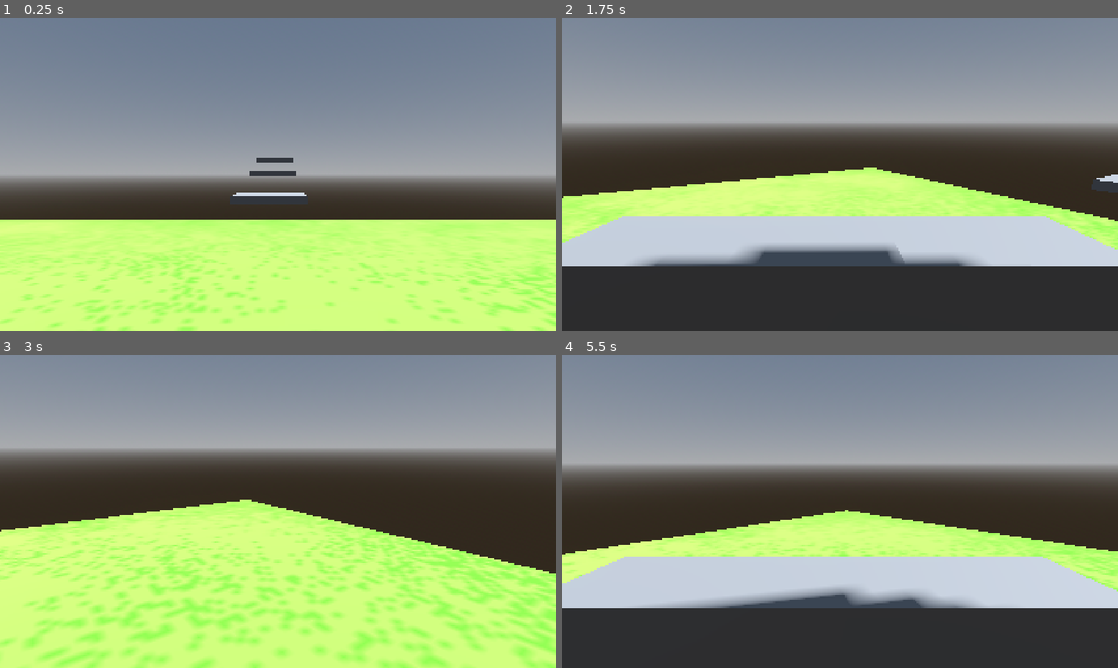
Above: before the commit, frames 1-4 (two rows, left to right).
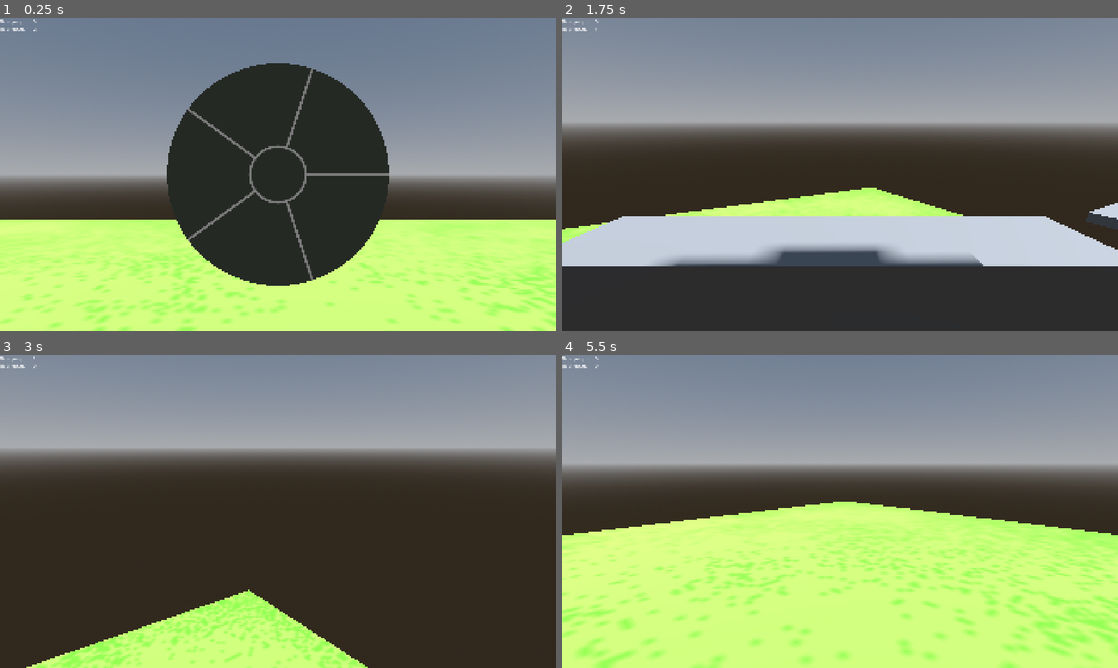
Above: after the commit, the same moments.

Repository: EndeKey/Game-Off-Game
Game: Godot game, scene res://Scenes/Main.tscn
The game is run twice, just before and just after one commit, with the same random seed, the same clock (stepped at 60 frames per second) and the same inputs.
Inputs (mouse positions are in pixels of both pictures, inside the frame that each line leads up to):
- Up to frame 1 (0.25 s): no input
- Up to frame 2 (1.75 s): tap Enter (ui_accept) at 0.5, 0.77, 1.07, 1.52, 1.55 s; move the mouse to (962, 158) at 0.52 s; hold D (Right) 0.53-1.28 s; tap Shift (Snort) at 0.6 s; click (962, 158) at 0.67 s; tap Tab (Select, bound only after the commit) at 0.8, 1.35 s; move the mouse to (812, 174) at 1.27 s; hold W (Forward) from 1.28 s (still down)
- Up to frame 3 (3 s): keep holding W (Forward); tap Enter (ui_accept) at 1.82, 2.1 s; move the mouse to (289, 505) at 2.02 s; tap Shift (Snort) at 2.3, 2.85 s; move the mouse to (272, 517) at 2.77 s
- Up to frame 4 (5.5 s): keep holding W (Forward); tap Enter (ui_accept) at 3.02, 3.32, 3.77, 3.8, 4.07, 4.25, 4.52, 4.82 s; tap Tab (Select, bound only after the commit) at 3.05, 3.6, 5.1 s; move the mouse to (878, 514) at 3.52 s; move the mouse to (795, 508) at 4.27 s; tap Shift (Snort) at 4.35 s; tap R (Reset) at 5 s; move the mouse to (845, 511) at 5.02 s

The runs differ from the first frame. In frame 1, 20% of the frame differs, in the area x 0-70%, y 0-86%; in frame 2, 9.0%; in frame 3, 40%; in frame 4, 41%, in the area x 0-100%, y 0-100%.

Commit message:
added stuff

Diff:
--- a/game-off-/Scenes/Main.tscn
+++ b/game-off-/Scenes/Main.tscn
@@ -2,6 +2,7 @@
 
 [ext_resource type="Texture2D" uid="uid://c6hj2x7ibyvn" path="res://Assets/grass.png" id="1_idj7w"]
 [ext_resource type="PackedScene" uid="uid://dnaxj1shvqa4x" path="res://Scenes/Player.tscn" id="1_r150o"]
+[ext_resource type="PackedScene" uid="uid://c3k8ge65vrj0v" path="res://Scenes/wheelscene.tscn" id="3_kln2b"]
 
 [sub_resource type="ProceduralSkyMaterial" id="ProceduralSkyMaterial_r150o"]
 sky_horizon_color = Color(0.66224277, 0.6717428, 0.6867428, 1)
@@ -75,3 +76,5 @@
 
 [node name="CollisionShape3D" type="CollisionShape3D" parent="MeshInstance3D4/StaticBody3D" unique_id=1921751825]
 shape = SubResource("BoxShape3D_rgh2o")
+
+[node name="wheelscene" parent="." unique_id=2037938458 instance=ExtResource("3_kln2b")]
--- a/game-off-/Scenes/Player.tscn
+++ b/game-off-/Scenes/Player.tscn
@@ -95,5 +95,32 @@
 
 [node name="Cocainetimer" type="Timer" parent="." unique_id=1268964108]
 
+[node name="Control" type="Control" parent="." unique_id=505175101]
+layout_mode = 3
+anchors_preset = 0
+offset_right = 40.0
+offset_bottom = 40.0
+
+[node name="Label" type="Label" parent="Control" unique_id=1333916206]
+layout_mode = 0
+offset_right = 137.0
+offset_bottom = 48.0
+text = "flour jumps
+flour doses"
+
+[node name="Label2" type="Label" parent="Control" unique_id=697133296]
+layout_mode = 0
+offset_left = 115.0
+offset_top = 27.0
+offset_right = 155.0
+offset_bottom = 50.0
+
+[node name="Label3" type="Label" parent="Control" unique_id=84684678]
+layout_mode = 0
+offset_left = 115.0
+offset_top = 2.0
+offset_right = 155.0
+offset_bottom = 25.0
+
 [connection signal="animation_finished" from="Neck/hand/AnimationPlayer" to="." method="_on_animation_player_animation_finished"]
 [connection signal="timeout" from="Cocainetimer" to="." method="_on_timer_timeout"]
--- /dev/null
+++ b/game-off-/Scenes/selectionwheel.tscn
@@ -0,0 +1,21 @@
+[gd_scene format=3 uid="uid://cu8u8mwkkanl3"]
+
+[ext_resource type="Script" uid="uid://hr75jsfvqjob" path="res://inventory.gd" id="1_hxam8"]
+
+[node name="Selectionwheel" type="Control" unique_id=714759724]
+layout_mode = 3
+anchors_preset = 8
+anchor_left = 0.5
+anchor_top = 0.5
+anchor_right = 0.5
+anchor_bottom = 0.5
+grow_horizontal = 2
+grow_vertical = 2
+size_flags_horizontal = 4
+size_flags_vertical = 4
+script = ExtResource("1_hxam8")
+bg_color = Color(0.14462528, 0.16039908, 0.14209524, 1)
+line_color = Color(0.4817894, 0.48178953, 0.4817894, 1)
+outer_radius = 384
+inner_radius = 96
+line_width = 8
--- /dev/null
+++ b/game-off-/Scenes/wheelscene.tscn
@@ -0,0 +1,16 @@
+[gd_scene format=3 uid="uid://c3k8ge65vrj0v"]
+
+[ext_resource type="Script" uid="uid://bbrc2cvt1q3ot" path="res://Scripts/UI.gd" id="1_ikm88"]
+[ext_resource type="PackedScene" uid="uid://cu8u8mwkkanl3" path="res://Scenes/selectionwheel.tscn" id="2_newsv"]
+
+[node name="wheelscene" type="Node" unique_id=2037938458]
+
+[node name="UI" type="CanvasLayer" parent="." unique_id=1278715284]
+script = ExtResource("1_ikm88")
+
+[node name="Label" type="Label" parent="UI" unique_id=1380670951]
+offset_right = 40.0
+offset_bottom = 23.0
+
+[node name="Selectionwheel" parent="UI" unique_id=714759724 instance=ExtResource("2_newsv")]
+options = [null, null, null, null, null, null]
--- /dev/null
+++ b/game-off-/Scripts/UI.gd
@@ -0,0 +1,14 @@
+extends CanvasLayer
+
+
+# Called when the node enters the scene tree for the first time.
+func _ready() -> void:
+	pass # Replace with function body.
+
+
+# Called every frame. 'delta' is the elapsed time since the previous frame.
+func _process(delta: float) -> void:
+	if Input.is_action_just_pressed("Select"):
+		$Selectionwheel.show()
+	elif Input.is_action_just_released("Select"):
+		$Selectionwheel.hide()
--- a/game-off-/Scripts/player.gd
+++ b/game-off-/Scripts/player.gd
@@ -8,6 +8,8 @@
 @onready var hand := $Neck/hand
 @onready var animationplayer := $Neck/hand/AnimationPlayer
 @onready var ishandvisible = false
+var flourjumps : int = 0
+var flourdoses : int = 2
 
 func _physics_process(delta: float) -> void:
 	hand.visible = ishandvisible
@@ -18,6 +20,12 @@
 	# Handle jump.
 	if Input.is_action_just_pressed("ui_accept") and is_on_floor():
 		velocity.y = JUMP_VELOCITY
+		if flourjumps != 0:
+			flourjumps -= 1
+			JUMP_VELOCITY = 4.5
+
+	$Control/Label2.text = str(flourdoses)
+	$Control/Label3.text = str(flourjumps)
 
 	# Get the input direction and handle the movement/deceleration.
 	# As good practice, you should replace UI actions with custom gameplay actions.
@@ -31,9 +39,13 @@
 		velocity.z = move_toward(velocity.z, 0, SPEED)
 	if Input.is_action_just_pressed("Reset"):
 		global_position = checkpoint
-	if Input.is_action_just_pressed("Snort"):
+	if Input.is_action_just_pressed("Snort") && flourdoses != 0:
 		ishandvisible = true
 		animationplayer.play("snort")
+		flourjumps += 1
+		flourdoses -= 1
+	if flourjumps != 0:
+		JUMP_VELOCITY = 9
 
 
 	move_and_slide()
@@ -54,12 +66,6 @@
 
 func _on_animation_player_animation_finished(snort):
 	ishandvisible = false
-	$Cocainetimer.start(10)
-	SPEED = 10
-	JUMP_VELOCITY = 9
-
-
-
-func _on_timer_timeout() -> void:
-	SPEED = 5
-	JUMP_VELOCITY = 4.5
+#	$Cocainetimer.start(10)
+#	SPEED = 10
+#	JUMP_VELOCITY = 9
--- /dev/null
+++ b/game-off-/inventory.gd
@@ -0,0 +1,33 @@
+@tool
+extends Control
+
+@export var bg_color : Color
+@export var line_color : Color
+
+@export var outer_radius : int = 256
+@export var inner_radius : int = 64
+@export var line_width : int = 4
+@export var options = []
+
+# Called when the node enters the scene tree for the first time.
+func _draw() -> void:
+	draw_circle(Vector2.ZERO, outer_radius, bg_color)
+	draw_arc(Vector2.ZERO, inner_radius, 0, TAU, 128, line_color, line_width, true)
+
+	if len(options) >= 3:
+
+		for i in range(len(options) - 1):
+			var rads = TAU * i / (len(options) - 1)
+			var point = Vector2.from_angle(rads)
+			draw_line(
+				point * inner_radius,
+				point * outer_radius,
+				line_color,
+				line_width,
+				true
+			)
+
+
+# Called every frame. 'delta' is the elapsed time since the previous frame.
+func _process(delta: float) -> void:
+	queue_redraw()
--- a/game-off-/project.godot
+++ b/game-off-/project.godot
@@ -55,6 +55,11 @@
 "events": [Object(InputEventKey,"resource_local_to_scene":false,"resource_name":"","device":-1,"window_id":0,"alt_press …(195 unchanged characters)…
 ]
 }
+Select={
+"deadzone": 0.2,
+"events": [Object(InputEventKey,"resource_local_to_scene":false,"resource_name":"","device":-1,"window_id":0,"alt_pressed":false,"shift_pressed":false,"ctrl_pressed":false,"meta_pressed":false,"pressed":false,"keycode":0,"physical_keycode":4194306,"key_label":0,"unicode":0,"location":0,"echo":false,"script":null)
+]
+}
 
 [physics]
 
Binary file added: game-off-/Assets/whitest flour there is.png
Not shown, added: game-off-/Assets/whitest flour there is.png.import
Not shown, added: game-off-/Scripts/UI.gd.uid
Not shown, added: game-off-/inventory.gd.uid
